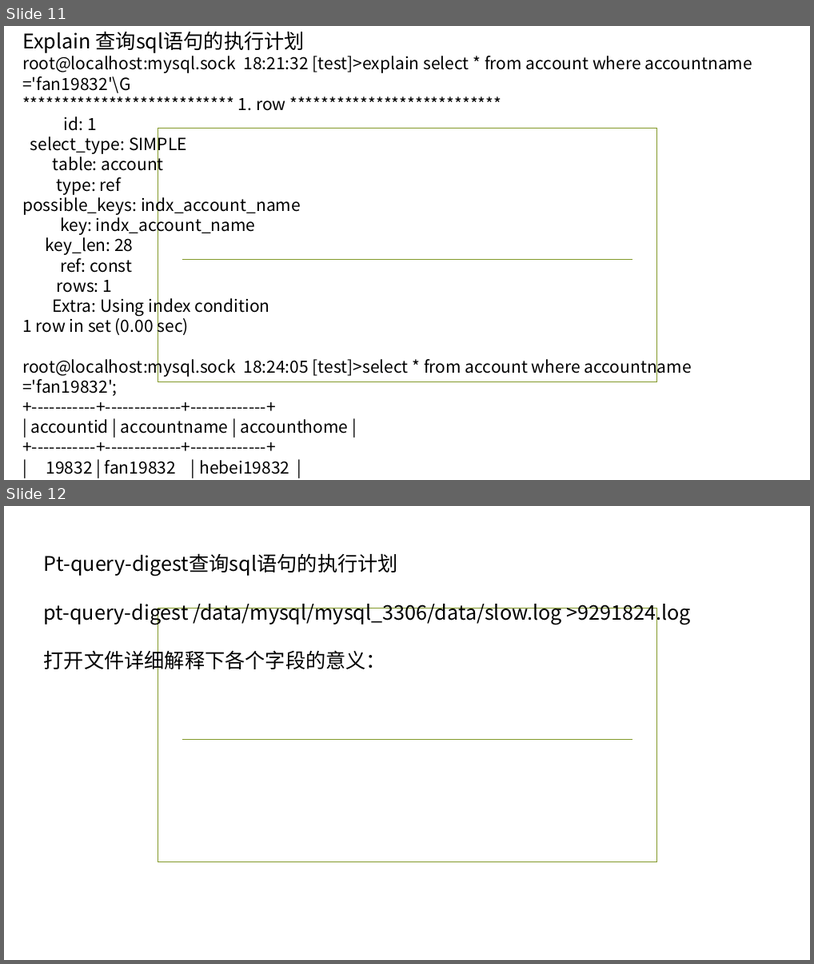
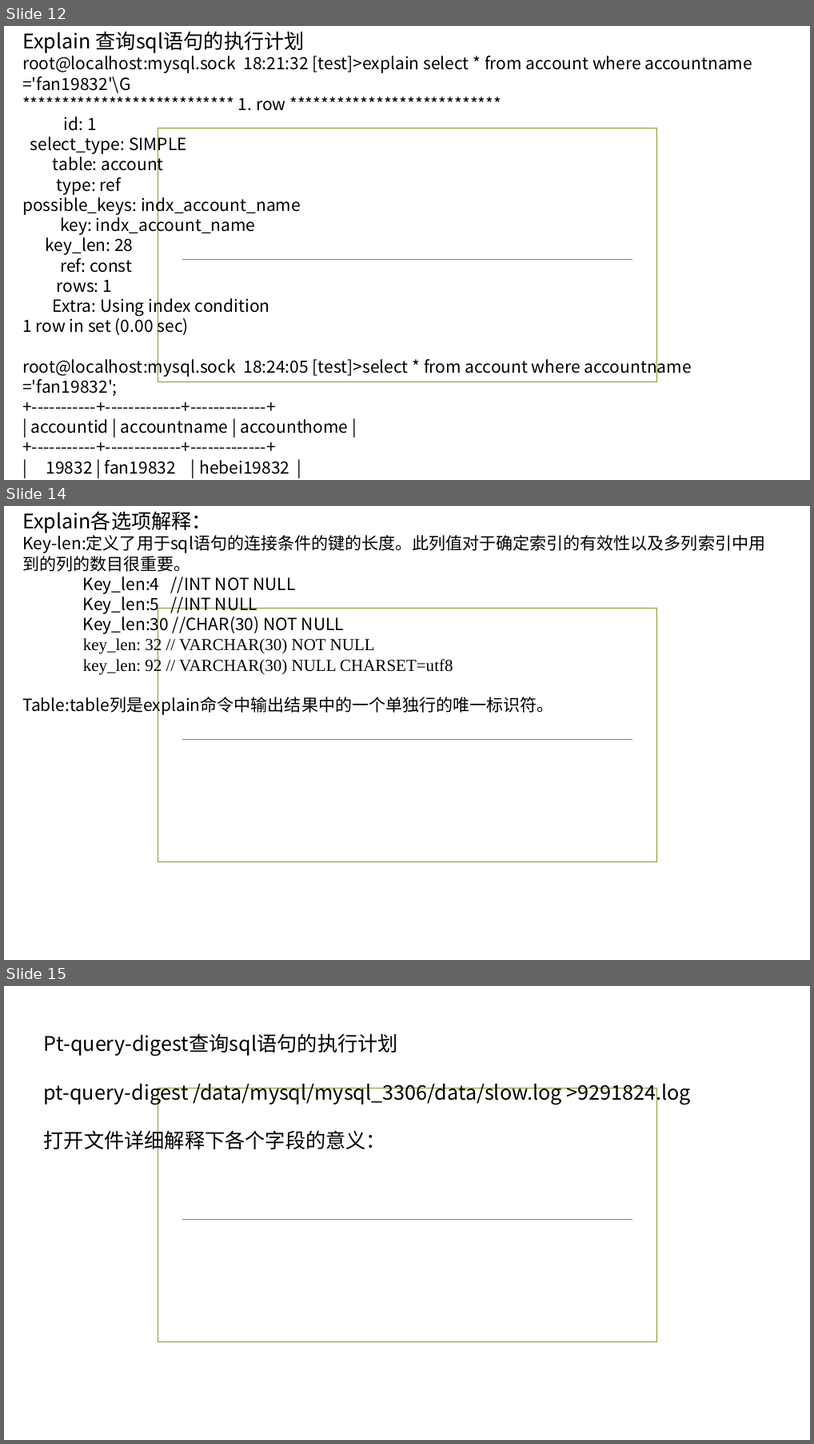
Before and after one commit to ronghuaihai/sharefiles, a slide deck: 数据库演示.pptx. Shown one above the other, each under a label of ours: slides 11 and 12 before the commit, slides 12, 14 and 15 after it; the slides between them are not shown. The pictures are 814x964 and 814x1444 pixels, drawn with LibreOffice and Linux fonts; fonts in the diff are those of the drawing; background and template pictures are left out. Boxes give left, top, right and bottom in pixels: in the first picture for what was removed or moved away, otherwise in the second. Text is boxed around its words. In the diff, an @@ line names an element or a change of style, - is before the commit and + after.

```diff
--- a/数据库演示.pptx
+++ b/数据库演示.pptx
@@ slide 14 added at bbox=[4, 506, 810, 960], background picture (left out); not listed: 2 template elements that a slide beside it also shows @@
@@ text added at bbox=[22, 511, 766, 715], 20 pt, text #000000 @@
+Explain各选项解释：
+Key-len:定义了用于sql语句的连接条件的键的长度。此列值对于确定索引的有效性以及多列索引中用到的列的数目很重要。
+    Key_len:4 //INT NOT NULL
+    Key_len:5 //INT NULL
+    Key_len:30 //CHAR(30) NOT NULL
+    key_len: 32 // VARCHAR(30) NOT NULL
+    key_len: 92 // VARCHAR(30) NULL CHARSET=utf8
+Table:table列是explain命令中输出结果中的一个单独行的唯一标识符。
@@ what was slide 11 is now slide 12 @@
@@ what was slide 12 is now slide 15 @@
```
Also in this commit, not shown: 2 slides changed, 5 other slides added, 4 other files.
